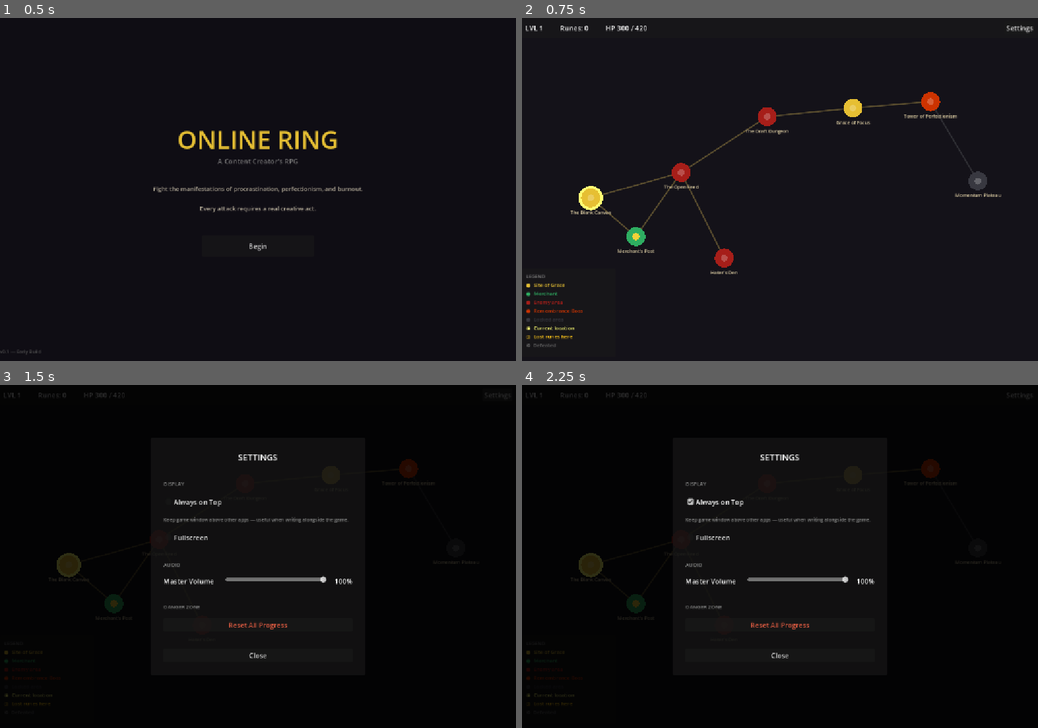
Above: before the commit, frames 1-4 (two rows, left to right).
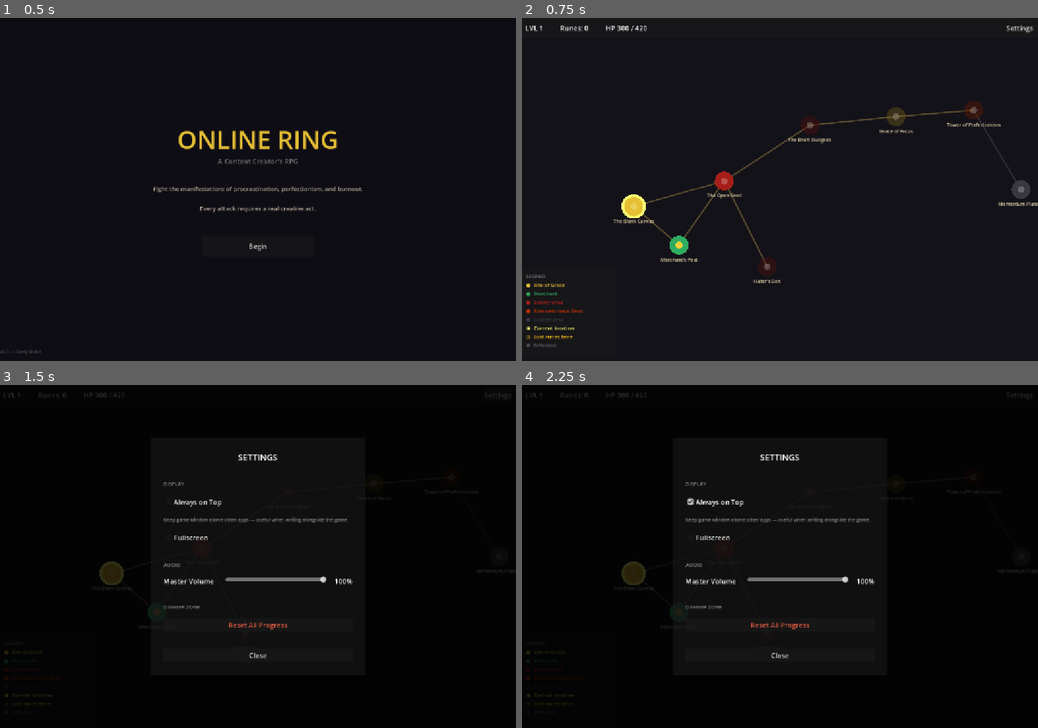
Above: after the commit, the same moments.

Repository: WRCIECH/online-ring
Game: Godot game, scene res://scenes/main/main.tscn
Two runs of this game, one before a commit and one after it. Both use one fixed random seed, a clock stepped at 60 frames per second and the inputs below.
Inputs:
- Up to frame 1 (0.5 s): no input
- Up to frame 2 (0.75 s): click "Begin" at 0.5 s
- Up to frame 3 (1.5 s): click "Settings" at 1.25 s
- Up to frame 4 (2.25 s): click "Always on Top" at 2 s

Frame 1 is identical in both runs. In frame 2, 4.5% of the frame differs, in the area x 9-100%, y 21-78%; in frame 3, 0.9%; in frame 4, 0.9%.

Commit message:
Map panning and adjacency-based traversal
Panning:
- Camera2D child of WorldMap, initial position Vector2(500,380) to frame
  the starting area; right-click drag pans (drag direction = camera direction)
- _input() handles MOUSE_BUTTON_RIGHT press/release and mouse motion while held
- _draw() background changed to a 22000×22000 rect so it fills the screen
  regardless of camera position

Traversal:
- _is_accessible(id) in WorldMap: true if id is in discovered_locations OR
  id is adjacent to current_location (checked both connection directions)
- Same logic duplicated in MapNode._is_accessible() for drawing
- _on_node_clicked(): shows "Not Reachable" info panel state for unlocked but
  inaccessible locations (same pattern as locked area feedback)
- _on_enter_pressed(): appends _selected_id to discovered_locations on first
  visit, calls _refresh_all_nodes() so newly reachable neighbours light up
- _ready(): ensures current_location is in discovered_locations on load

MapNode._draw(): inaccessible nodes in unlocked areas are darkened + 40% alpha
(visually distinct from locked/gray and from accessible/full-color); hover
highlight only applies when accessible

Co-Authored-By: Claude Sonnet 4.6 <noreply@anthropic.com>

Diff:
--- a/scripts/map/map_node.gd
+++ b/scripts/map/map_node.gd
@@ -15,6 +15,18 @@
 
 func refresh_state() -> void:
 	queue_redraw()
+
+func _is_accessible() -> bool:
+	if GameManager.discovered_locations.has(location_id):
+		return true
+	var current := GameManager.current_location
+	if current.is_empty():
+		return true
+	if WorldMap.MAP_DATA.get(current, {}).get("connections", []).has(location_id):
+		return true
+	if location_data.get("connections", []).has(current):
+		return true
+	return false
 
 # ── Drawing ───────────────────────────────────────────────────────────────────
 
@@ -46,7 +58,14 @@
 	if is_defeated and not is_grace:
 		base_color = base_color.darkened(0.35)
 
-	if _hovered and is_unlocked:
+	var accessible: bool = true
+	if is_unlocked:
+		accessible = _is_accessible()
+		if not accessible:
+			base_color = base_color.darkened(0.50)
+			base_color.a = 0.40
+
+	if _hovered and is_unlocked and accessible:
 		base_color = base_color.lightened(GameConstants.COLOR_HOVER_AMOUNT)
 
 	# ── Rings (outermost first) ───────────────────────────────────────────────
--- a/scripts/map/world_map.gd
+++ b/scripts/map/world_map.gd
@@ -117,6 +117,12 @@
 var _settings_screen:  SettingsScreen
 var _merchant_screen:  MerchantScreen
 var _ui_layer:         CanvasLayer
+var _camera:           Camera2D
+
+# ── Pan state ─────────────────────────────────────────────────────────────────
+var _panning:          bool    = false
+var _pan_start_mouse:  Vector2 = Vector2.ZERO
+var _pan_start_camera: Vector2 = Vector2.ZERO
 
 # ── Lifecycle ─────────────────────────────────────────────────────────────────
 
@@ -124,6 +130,13 @@
 	if GameManager.current_location.is_empty():
 		GameManager.current_location  = "blank_canvas"
 		GameManager.last_site_of_grace = "blank_canvas"
+	# Starting location is always discovered
+	if not GameManager.discovered_locations.has(GameManager.current_location):
+		GameManager.discovered_locations.append(GameManager.current_location)
+
+	_camera = Camera2D.new()
+	_camera.position = Vector2(500, 380)  # centre view on starting area
+	add_child(_camera)
 
 	_build_ui_layer()
 	_build_locations()
@@ -144,9 +157,22 @@
 
 # ── Drawing (background + connection lines) ───────────────────────────────────
 
+func _input(event: InputEvent) -> void:
+	if event is InputEventMouseButton and event.button_index == MOUSE_BUTTON_RIGHT:
+		if event.pressed:
+			_panning = true
+			_pan_start_mouse  = event.position
+			_pan_start_camera = _camera.position
+		else:
+			_panning = false
+	elif event is InputEventMouseMotion and _panning:
+		# Drag right → camera moves right → reveals content to the right
+		_camera.position = _pan_start_camera + (event.position - _pan_start_mouse)
+		queue_redraw()
+
 func _draw() -> void:
-	var vp := get_viewport_rect().size
-	draw_rect(Rect2(Vector2.ZERO, vp), GameConstants.COLOR_MAP_BG)
+	# Large rect — background must cover any camera position without gaps
+	draw_rect(Rect2(Vector2(-10000, -10000), Vector2(22000, 22000)), GameConstants.COLOR_MAP_BG)
 
 	var drawn: Dictionary = {}
 	for id in MAP_DATA:
@@ -344,6 +370,17 @@
 		_info_panel.visible = true
 		return
 
+	# Adjacency / discovery gate
+	if not _is_accessible(id):
+		_selected_id = ""
+		_info_name.text = data.name
+		_info_desc.text = "Not reachable yet — travel to an adjacent location first."
+		_info_moveset.visible = false
+		_info_enter.text = "Not Reachable"
+		_info_enter.disabled = true
+		_info_panel.visible = true
+		return
+
 	_selected_id = id
 	_info_name.text = data.name
 	_info_desc.text = data.description
@@ -369,6 +406,20 @@
 		_info_enter.text = "Enter Location"
 	_info_panel.visible = true
 
+func _is_accessible(id: String) -> bool:
+	if GameManager.discovered_locations.has(id):
+		return true
+	var current := GameManager.current_location
+	if current.is_empty():
+		return true
+	# Adjacent if listed in current location's connections
+	if MAP_DATA.get(current, {}).get("connections", []).has(id):
+		return true
+	# Adjacent if current location is listed in the target's connections
+	if MAP_DATA.get(id, {}).get("connections", []).has(current):
+		return true
+	return false
+
 func _area_blocker_name(area: String) -> String:
 	for loc_id in MAP_DATA:
 		var loc: Dictionary = MAP_DATA[loc_id]
@@ -381,6 +432,9 @@
 		return
 	var data: Dictionary = MAP_DATA[_selected_id]
 	GameManager.current_location = _selected_id
+	if not GameManager.discovered_locations.has(_selected_id):
+		GameManager.discovered_locations.append(_selected_id)
+		_refresh_all_nodes()
 
 	if data.is_site_of_grace:
 		GameManager.last_site_of_grace = _selected_id
Not shown, added: scripts/combat/status_effects.gd.uid
Not shown, added: scripts/core/sound_manager.gd.uid
Not shown, added: scripts/ui/merchant_screen.gd.uid
Not shown, added: scripts/ui/title_screen.gd.uid
